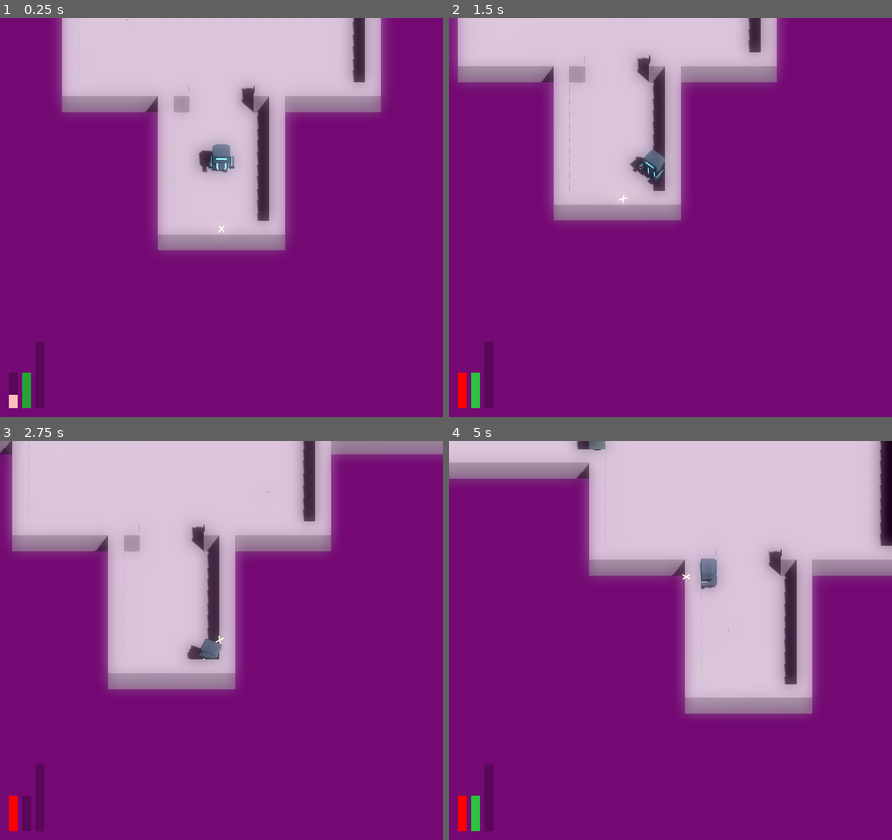
Above: before the commit, frames 1-4 (two rows, left to right).
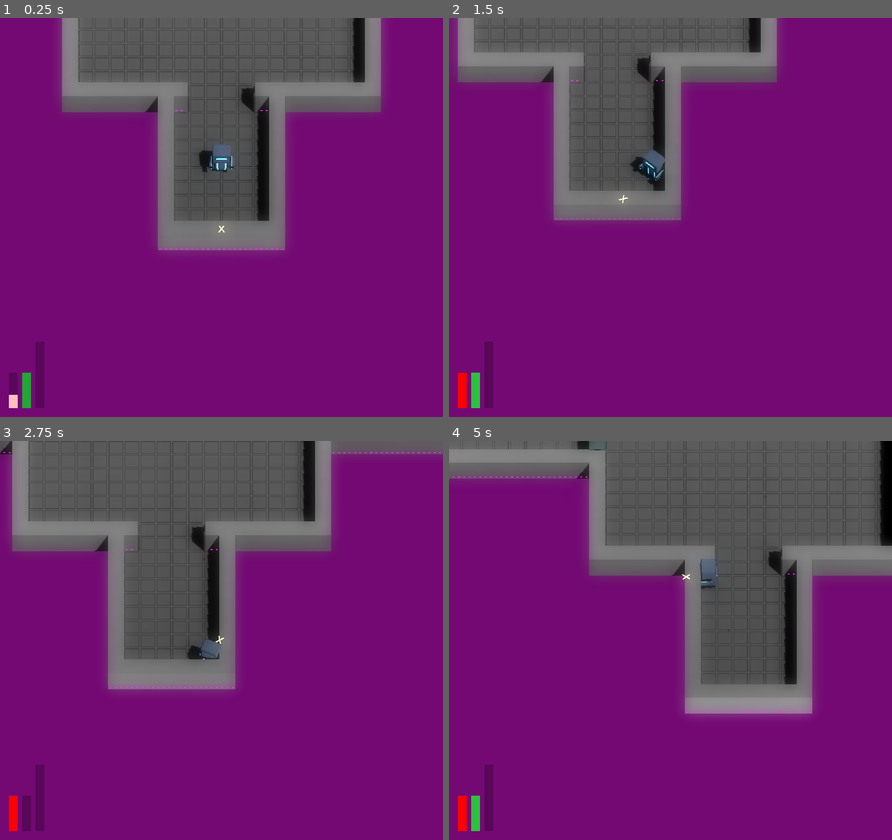
Above: after the commit, the same moments.

Repository: JackEvans24/bullet-absorb
Game: Godot game, scene res://scenes/main.tscn
Same seed, same stepped clock (60 frames per second), same inputs: the game is played once before the commit and once after it.
Inputs (mouse positions are in pixels of both pictures, inside the frame that each line leads up to):
- Up to frame 1 (0.25 s): no input
- Up to frame 2 (1.5 s): move the mouse to (767, 197) at 0.52 s; hold D (move_right) 0.53-1.28 s; hold Ctrl (absorb) 0.53-1.28 s; move the mouse to (581, 237) at 1.27 s; hold S (move_back) from 1.28 s (still down); tap Ctrl (absorb) at 1.35 s
- Up to frame 3 (2.75 s): move the mouse to (265, 552) at 2.02 s; release S (move_back) at 2.03 s; hold D (move_right) from 2.03 s (still down); hold Ctrl (absorb) from 2.03 s (still down); tap Space (dash) at 2.1 s
- Up to frame 4 (5 s): move the mouse to (648, 720) at 2.77 s; release D (move_right) at 2.78 s; release Ctrl (absorb) at 2.78 s; hold W (move_forward) 2.78-3.53 s; click (648, 720) at 2.85 s; tap Ctrl (absorb) at 3.05, 4.35 s; move the mouse to (803, 700) at 3.52 s; hold Ctrl (absorb) 3.53-4.28 s; hold A (move_left) from 3.53 s (still down); move the mouse to (537, 580) at 4.27 s

The runs differ from the first frame. In frame 1, 27% of the frame differs, in the area x 14-86%, y 0-59%; in frame 2, 21%; in frame 3, 30%; in frame 4, 35%, in the area x 0-100%, y 0-69%.

Commit message:
feat: move state animations to move state data

Diff:
--- a/prefabs/player/player.tscn
+++ b/prefabs/player/player.tscn
@@ -294,10 +294,87 @@
 "values": [Vector3(0, 0, 0), Vector3(1.309, 0, 0), Vector3(1.309, 0, 0)]
 }
 
+[sub_resource type="Animation" id="Animation_cwn71"]
+resource_name = "hurt"
+length = 0.3
+tracks/0/type = "value"
+tracks/0/imported = false
+tracks/0/enabled = true
+tracks/0/path = NodePath("Pivot/PlayerModel/Head:rotation")
+tracks/0/interp = 1
+tracks/0/loop_wrap = true
+tracks/0/keys = {
+"times": PackedFloat32Array(0, 0.1, 0.3),
+"transitions": PackedFloat32Array(-2, -2, 1),
+"update": 0,
+"values": [Vector3(0.523599, 0, 0), Vector3(0.523599, 0, 0), Vector3(0, 0, 0)]
+}
+tracks/1/type = "value"
+tracks/1/imported = false
+tracks/1/enabled = true
+tracks/1/path = NodePath("Pivot/PlayerModel/Arm_Left:position")
+tracks/1/interp = 1
+tracks/1/loop_wrap = true
+tracks/1/keys = {
+"times": PackedFloat32Array(0, 0.1, 0.3),
+"transitions": PackedFloat32Array(-2, -2, 1),
+"update": 0,
+"values": [Vector3(-0.4, 0.5, -0.5), Vector3(-0.4, 0.5, -0.5), Vector3(0, 0, 0)]
+}
+tracks/2/type = "value"
+tracks/2/imported = false
+tracks/2/enabled = true
+tracks/2/path = NodePath("Pivot/PlayerModel/Arm_Left:rotation")
+tracks/2/interp = 1
+tracks/2/loop_wrap = true
+tracks/2/keys = {
+"times": PackedFloat32Array(0, 0.1, 0.3),
+"transitions": PackedFloat32Array(-2, -2, 1),
+"update": 0,
+"values": [Vector3(1.309, 0, 0), Vector3(1.309, 0, 0), Vector3(0, 0, 0)]
+}
+tracks/3/type = "value"
+tracks/3/imported = false
+tracks/3/enabled = true
+tracks/3/path = NodePath("Pivot/PlayerModel/Arm_Right:position")
+tracks/3/interp = 1
+tracks/3/loop_wrap = true
+tracks/3/keys = {
+"times": PackedFloat32Array(0, 0.1, 0.3),
+"transitions": PackedFloat32Array(-2, -2, 1),
+"update": 0,
+"values": [Vector3(0.4, 0.5, -0.5), Vector3(0.4, 0.5, -0.5), Vector3(0, 0, 0)]
+}
+tracks/4/type = "value"
+tracks/4/imported = false
+tracks/4/enabled = true
+tracks/4/path = NodePath("Pivot/PlayerModel/Arm_Right:rotation")
+tracks/4/interp = 1
+tracks/4/loop_wrap = true
+tracks/4/keys = {
+"times": PackedFloat32Array(0, 0.1, 0.3),
+"transitions": PackedFloat32Array(-2, -2, 1),
+"update": 0,
+"values": [Vector3(1.309, 0, 0), Vector3(1.309, 0, 0), Vector3(0, 0, 0)]
+}
+tracks/5/type = "value"
+tracks/5/imported = false
+tracks/5/enabled = true
+tracks/5/path = NodePath("Pivot/PlayerModel/Head:position")
+tracks/5/interp = 1
+tracks/5/loop_wrap = true
+tracks/5/keys = {
+"times": PackedFloat32Array(0, 0.1, 0.3),
+"transitions": PackedFloat32Array(-2, -2, 1),
+"update": 0,
+"values": [Vector3(0, 1.2, -0.4), Vector3(0, 1.2, -0.4), Vector3(0, 0, 0)]
+}
+
 [sub_resource type="AnimationLibrary" id="AnimationLibrary_7y837"]
 _data = {
 "RESET": SubResource("Animation_kcjf8"),
 "absorb": SubResource("Animation_g3g4i"),
+"hurt": SubResource("Animation_cwn71"),
 "idle": SubResource("Animation_vvrfd"),
 "shoot_left": SubResource("Animation_pdepb"),
 "shoot_right": SubResource("Animation_f0kg1")
@@ -315,6 +392,7 @@
 script = ExtResource("3_60agh")
 speed = 5.0
 can_fire = false
+animation_trigger = "AbsorbTrigger"
 
 [node name="Dash" type="Node" parent="MoveState"]
 script = ExtResource("4_5ub5d")
@@ -337,6 +415,7 @@
 can_absorb = false
 can_take_damage = false
 body_material = ExtResource("8_bi3ql")
+animation_trigger = "HurtTrigger"
 
 [node name="Run" type="Node" parent="MoveState"]
 script = ExtResource("3_60agh")
@@ -369,7 +448,6 @@
 script = ExtResource("2_sawo1")
 absorb_windup = 0.6
 mesh_display_time = 0.1
-animator_ref = NodePath("../Animator")
 
 [node name="DestroyArea" type="Area3D" parent="Absorb"]
 collision_layer = 0
@@ -470,6 +548,9 @@
 parameters/AbsorbTrigger/active = false
 parameters/AbsorbTrigger/internal_active = false
 parameters/AbsorbTrigger/request = 0
+parameters/HurtTrigger/active = false
+parameters/HurtTrigger/internal_active = false
+parameters/HurtTrigger/request = 0
 parameters/ShootLeftTrigger/active = false
 parameters/ShootLeftTrigger/internal_active = false
 parameters/ShootLeftTrigger/request = 0
--- a/scripts/mechanics/player/absorb.gd
+++ b/scripts/mechanics/player/absorb.gd
@@ -6,18 +6,14 @@
 signal slowdown_ended
 signal absorb_triggered
 
-const ANIMATION_PATH = "parameters/AbsorbTrigger/request"
-
 @export var absorb_windup = 1.0
 @export var absorb_cooldown = 0.5
 @export var mesh_display_time = 0.2
-@export var animator_ref: NodePath
 
 @onready var destoy_area: Area3D = $DestroyArea
 @onready var absorb_area: Area3D = $AbsorbArea
 @onready var mesh: MeshInstance3D = $AbsorbMesh
 @onready var particles: GPUParticles3D = $AbsorbParticles
-@onready var animator: AnimationTree = get_node(animator_ref)
 
 var can_absorb = true
 var is_absorb_started = false
@@ -40,8 +36,6 @@
 	slowdown_started.emit()
 	is_absorb_started = true
 	enable_particles(true)
-
-	animator.set(ANIMATION_PATH, AnimationNodeOneShot.ONE_SHOT_REQUEST_FIRE)
 
 func process_absorb_state(delta):
 	if is_absorbing or not can_absorb:
@@ -81,8 +75,6 @@
 	current_windup_time = 0.0
 	enable_particles(false)
 
-	animator.set(ANIMATION_PATH, AnimationNodeOneShot.ONE_SHOT_REQUEST_FADE_OUT)
-
 func enable_particles(enabled: bool):
 	particles.emitting = enabled
 	particles.visible = enabled
--- a/scripts/mechanics/player/player.gd
+++ b/scripts/mechanics/player/player.gd
@@ -21,6 +21,7 @@
 @onready var camera_follow_point: Node3D = $Pivot/CameraFollowPoint
 @onready var hit_detection: Area3D = $HitDetection
 @onready var ground_detection: CollisionShape3D = $GroundDetection
+@onready var animator: AnimationTree = $Animator
 
 var power_count: int = 0
 
@@ -33,8 +34,8 @@
 	power_count_changed.connect(aim._on_power_count_changed)
 	died.connect(body._on_player_died)
 
-	move_state.state_changed.connect(_on_move_state_changed)
-	move_state.state_changed.connect(body._on_move_state_changed)
+	move_state.state_entered.connect(_on_move_state_entered)
+	move_state.state_exited.connect(_on_move_state_exited)
 
 	health.damage_taken.connect(_on_damage_taken)
 	health.damage_taken.connect(body._on_damage_taken)
@@ -61,7 +62,7 @@
 
 	move_and_slide()
 
-func _on_move_state_changed(state: MoveState):
+func _on_move_state_entered(state: MoveState):
 	aim.can_aim = state.can_aim
 	aim.can_fire = state.can_fire
 
@@ -70,6 +71,15 @@
 		absorb.end_windup()
 
 	health.can_take_damage = state.can_take_damage
+
+	if state.animation_trigger:
+		animator.set("parameters/%s/request" % state.animation_trigger, AnimationNodeOneShot.ONE_SHOT_REQUEST_FIRE)
+
+	body._on_move_state_changed(state)
+
+func _on_move_state_exited(state: MoveState):
+	if state.animation_trigger:
+		animator.set("parameters/%s/request" % state.animation_trigger, AnimationNodeOneShot.ONE_SHOT_REQUEST_ABORT)
 
 func _on_dash_triggered(dash_direction: Vector3):
 	var ctx: Dictionary = {}
--- a/scripts/state/move_state.gd
+++ b/scripts/state/move_state.gd
@@ -7,3 +7,4 @@
 @export var can_absorb: bool = true
 @export var can_take_damage: bool = true
 @export var body_material: Material
+@export var animation_trigger: String
--- a/scripts/state/state_machine.gd
+++ b/scripts/state/state_machine.gd
@@ -1,7 +1,8 @@
 class_name StateMachine
 extends Node
 
-signal state_changed(state: State)
+signal state_entered(state: State)
+signal state_exited(state: State)
 
 @export var initial_state := NodePath()
 
@@ -12,7 +13,7 @@
 		child.state_machine = self
 
 	state.enter()
-	state_changed.emit(state)
+	state_entered.emit(state)
 
 func _process(delta):
 	state.update(delta)
@@ -29,6 +30,7 @@
 	print("Transitioned from state '%s' to state '%s'" % [state.name, target_state_name])
 
 	state.exit()
+	state_exited.emit(state)
 	state = get_node(target_state_name)
 	state.enter(ctx)
-	state_changed.emit(state)
+	state_entered.emit(state)
Not shown: 1 places in prefabs/player/player.tscn that only renumber resources
